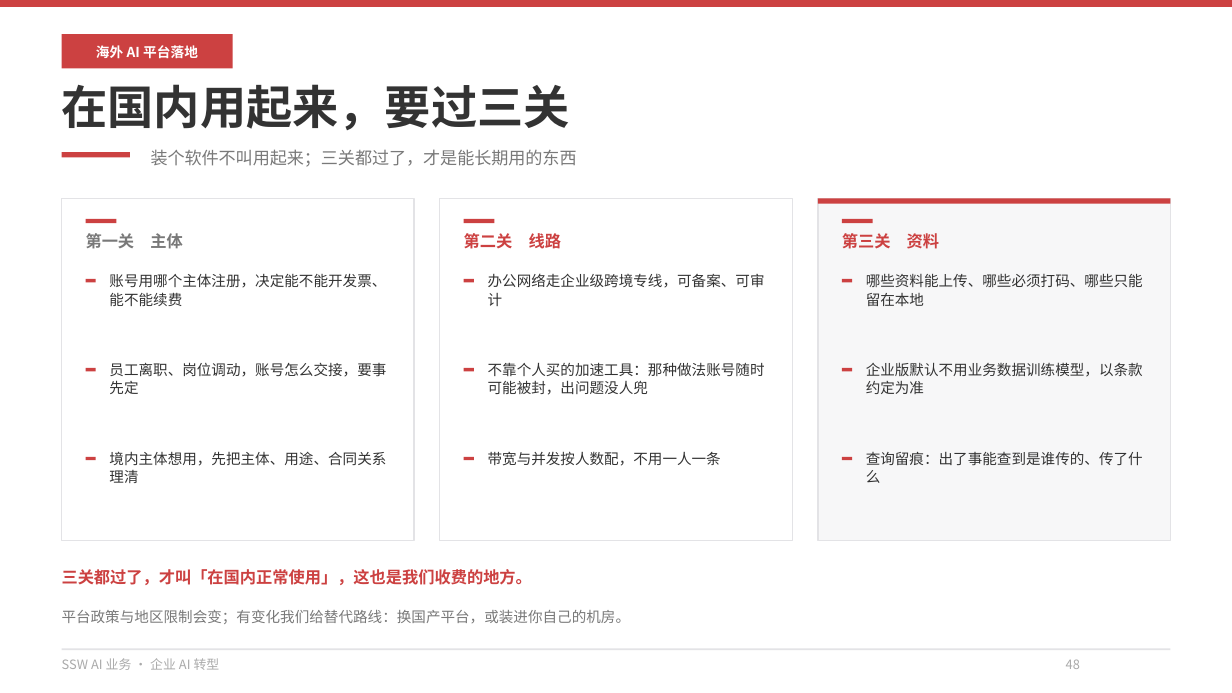
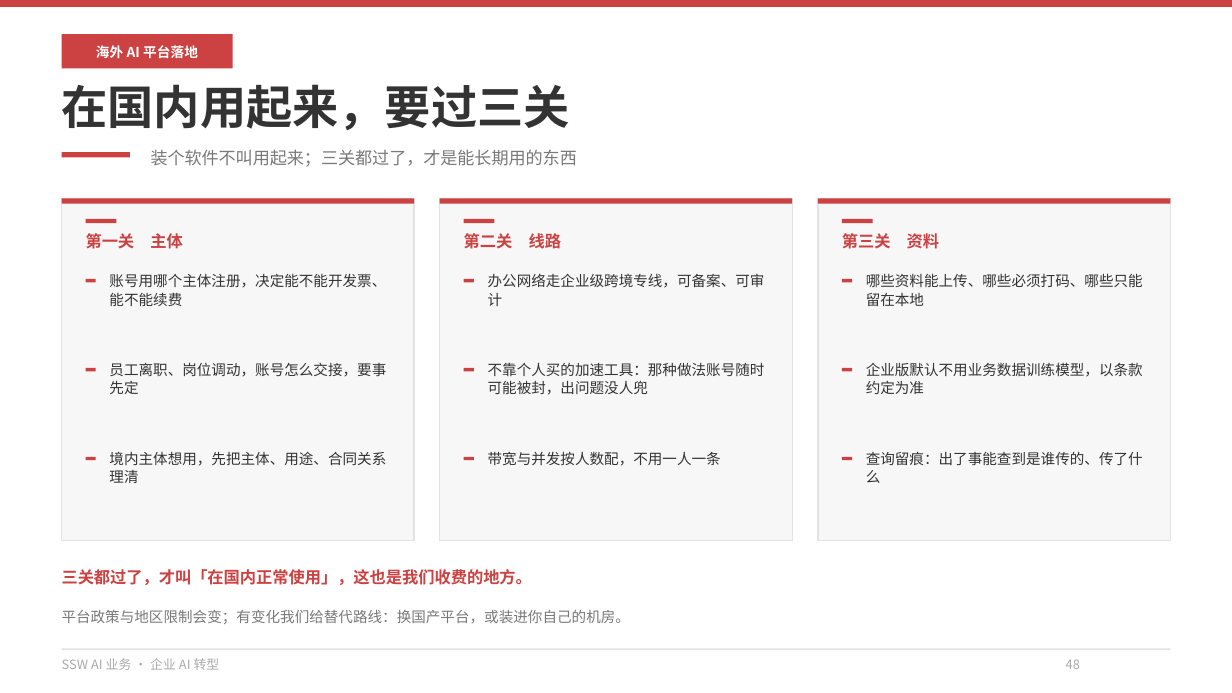
Before and after one commit to hveraus/ssw-business, a slide deck: slide 48 of SSW AI 业务_v2/SSW AI 业务_v3.pptx. Drawn at 1232x693 pixels with LibreOffice and Linux fonts; fonts in the diff are those of the drawing. Boxes give left, top, right and bottom in pixels: in the first picture for what was removed or moved away, otherwise in the second. Text is boxed around its words. In the diff, an @@ line names an element or a change of style, - is before the commit and + after.

```diff
--- a/SSW AI 业务_v2/SSW AI 业务_v3.pptx
+++ b/SSW AI 业务_v2/SSW AI 业务_v3.pptx
@@ rectangle at [62,198,414,541]: fill #FFFFFF to #F7F7F8 @@
@@ rectangle added at [62,198,414,203], fill #CC4141 @@
@@ rectangle at [440,198,792,541]: fill #FFFFFF to #F7F7F8 @@
@@ rectangle added at [440,198,792,203], fill #CC4141 @@
@@ text "第一关 主体" at [86,233,182,249]: text colour #797979 to #CC4141 @@
```
Also in this commit, not shown: 1 other file.
